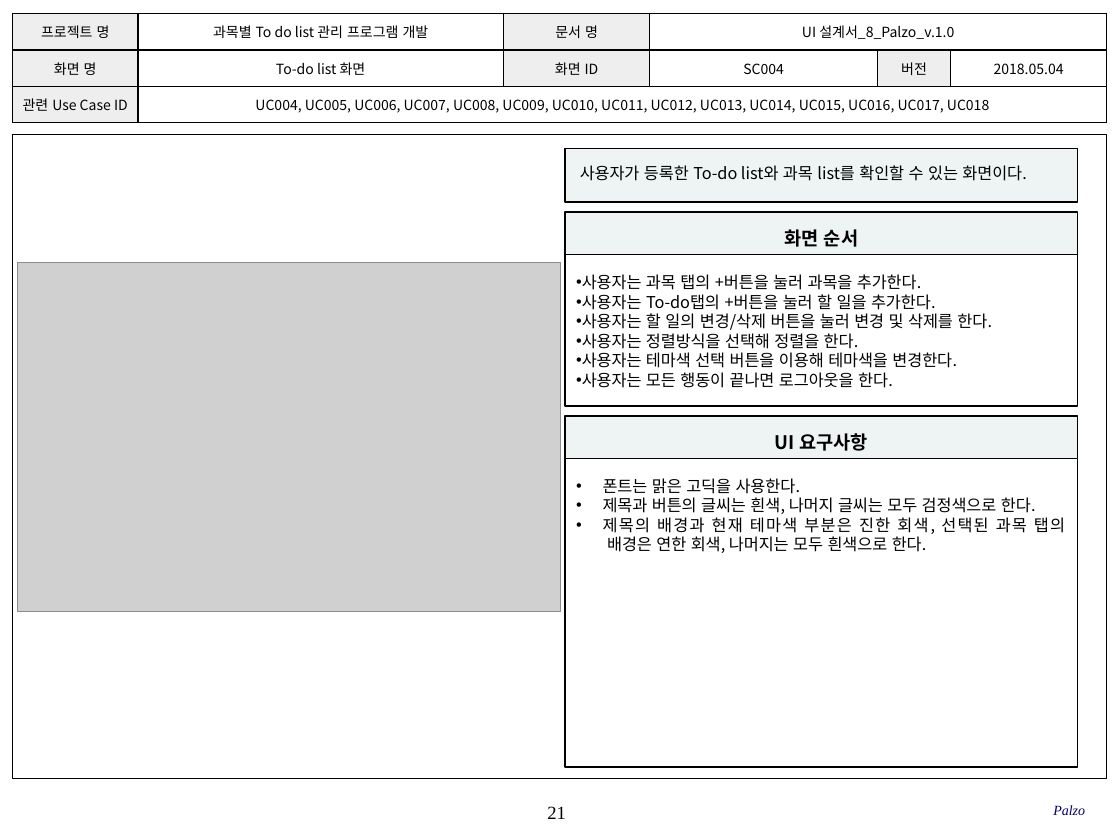
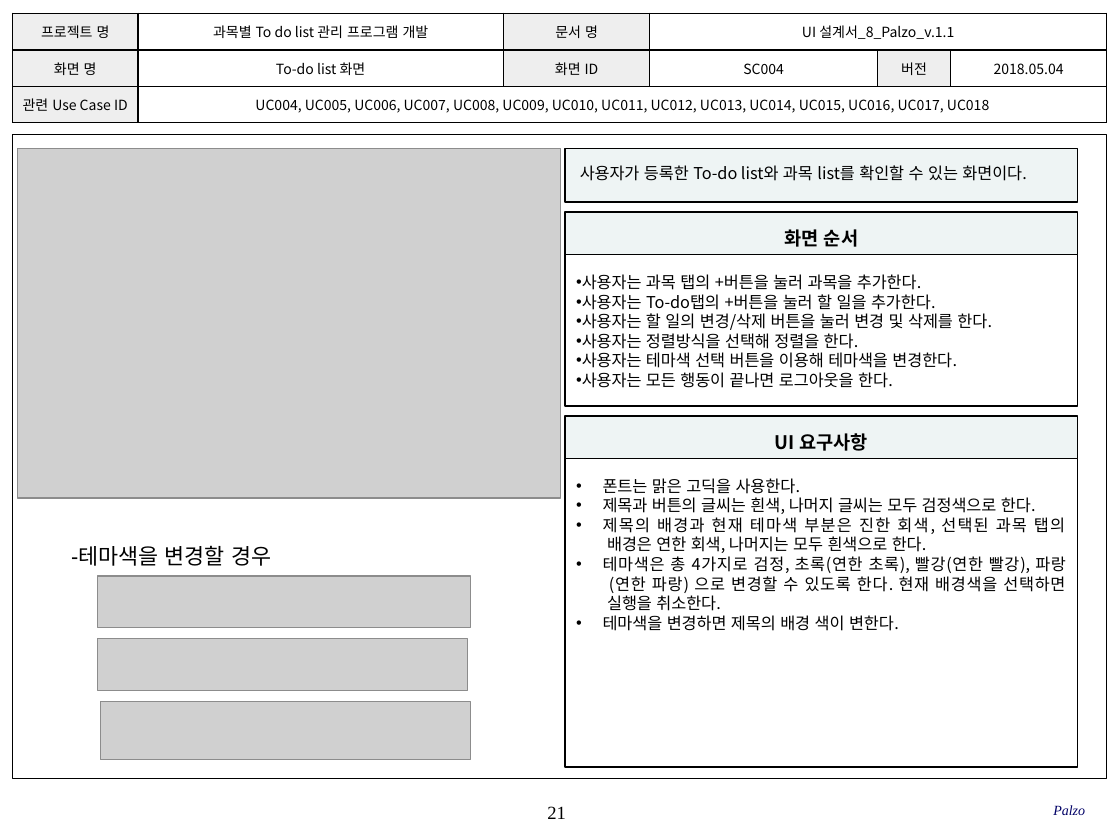
Before and after one commit to SMU-SE-Admin/18-1_8_PALZO_Doc, a slide deck: slide 21 of 03 설계/UI 설계서_8_Palzo.pptx. Drawn at 1120x840 pixels with LibreOffice and Linux fonts; fonts in the diff are those of the drawing; grey boxes stand for pictures; background and template pictures are left out. Boxes give left, top, right and bottom in pixels: in the first picture for what was removed or moved away, otherwise in the second. Text is boxed around its words. In the diff, an @@ line names an element or a change of style, - is before the commit and + after.

Commit message:
#1102 UI 설계서 작성
작성 항목 확인 및 점검, 보완사항 추가

```diff
--- a/03 설계/UI 설계서_8_Palzo.pptx
+++ b/03 설계/UI 설계서_8_Palzo.pptx
@@ table at (x1=12, y1=13, x2=1105, y2=123) @@
-row 1, column 4: UI 설계서_8_Palzo_v.1.0
+row 1, column 4: UI 설계서_8_Palzo_v.1.1
@@ picture moved from (x1=18, y1=262, x2=561, y2=612) to (x1=18, y1=148, x2=561, y2=497) @@
@@ text added at (x1=71, y1=545, x2=271, y2=566), 14 pt, text #000000 @@
+-테마색을 변경할 경우
@@ text in rectangle at (x1=603, y1=556, x2=1066, y2=631): paragraphs added @@
+• 테마색은 총 4가지로 검정, 초록(연한 초록), 빨강(연한 빨강), 파랑
+  (연한 파랑) 으로 변경할 수 있도록 한다. 현재 배경색을 선택하면
+  실행을 취소한다.
+• 테마색을 변경하면 제목의 배경 색이 변한다.
@@ picture added at (x1=97, y1=576, x2=470, y2=627) @@
@@ picture added at (x1=97, y1=638, x2=467, y2=690) @@
@@ picture added at (x1=101, y1=701, x2=470, y2=759) @@
```
Also in this commit, not shown: 39 other slides changed.
